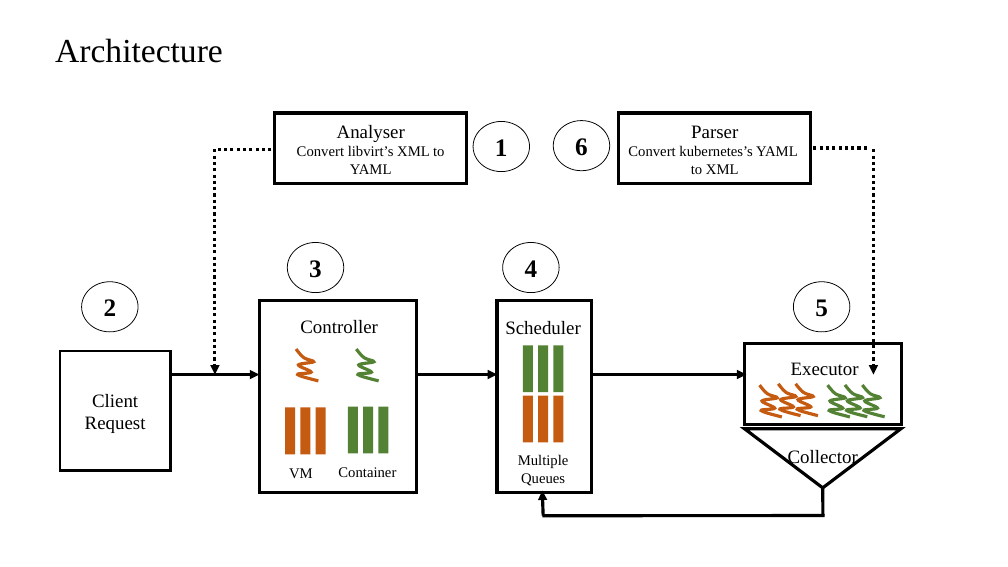
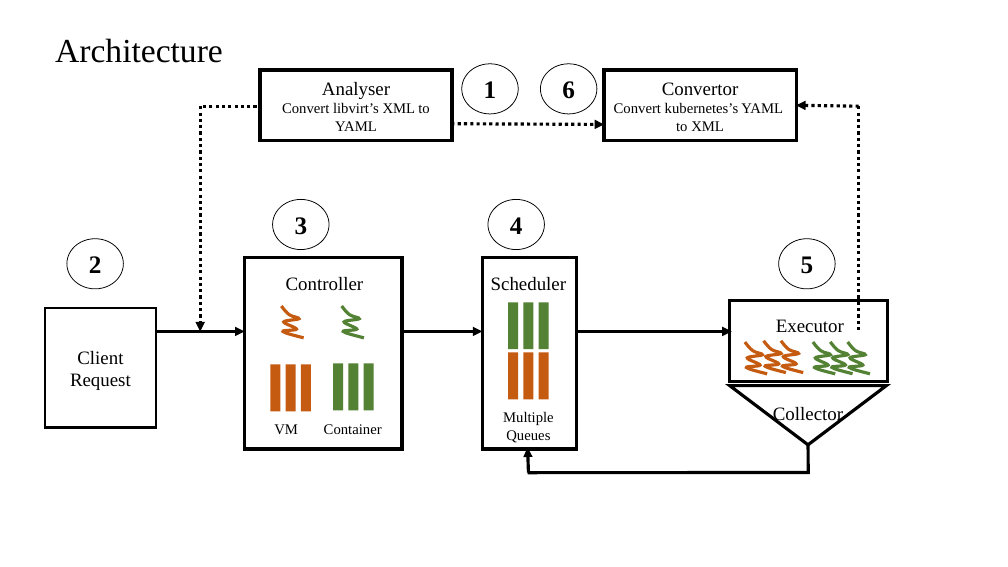
Before and after one commit to zwjhuhu/kubevmm, a slide deck: slide 1 of docs/kubevirt.pptx. Drawn at 1008x567 pixels with LibreOffice and Linux fonts; fonts in the diff are those of the drawing. Boxes give left, top, right and bottom in pixels: in the first picture for what was removed or moved away, otherwise in the second. Text is boxed around its words. In the diff, an @@ line names an element or a change of style, - is before the commit and + after.

```diff
--- a/docs/kubevirt.pptx
+++ b/docs/kubevirt.pptx
@@ ellipse "1": place and size @@
-ellipse "1" at (473, 122, 530, 172)
+ellipse "1" at (462, 64, 519, 113)
@@ ellipse "6": place and size @@
-ellipse "6" at (554, 121, 610, 171)
+ellipse "6" at (541, 64, 597, 113)
@@ text in rectangle at (662, 82, 739, 96): text changed @@
-Parser
+Convertor
@@ line moved from (867, 148) - (811, 148) to (859, 107) - (796, 105) @@
@@ line (859, 107) - (796, 105): line to arrow @@
@@ 2 lines, 1 arrow: place and size @@
-2 lines, 1 arrow at (215, 149, 873, 374)
+2 lines, 1 arrow at (200, 107, 859, 331)
@@ arrow (859, 107) - (859, 331): arrow to line @@
@@ arrow added from (451, 124) to (604, 125), #000000 3 pt dashed @@
@@ 18 rectangles, 8 freeform shapes, 7 texts, 4 ellipses, 4 arrows, 2 lines, 1 triangle: place and size @@
-18 rectangles, 8 freeform shapes, 7 texts, 4 ellipses, 4 arrows, 2 lines, 1 triangle at (60, 113, 902, 516)
+18 rectangles, 8 freeform shapes, 7 texts, 4 ellipses, 4 arrows, 2 lines, 1 triangle at (45, 70, 887, 473)
```
Also in this commit, not shown: 1 other file.
